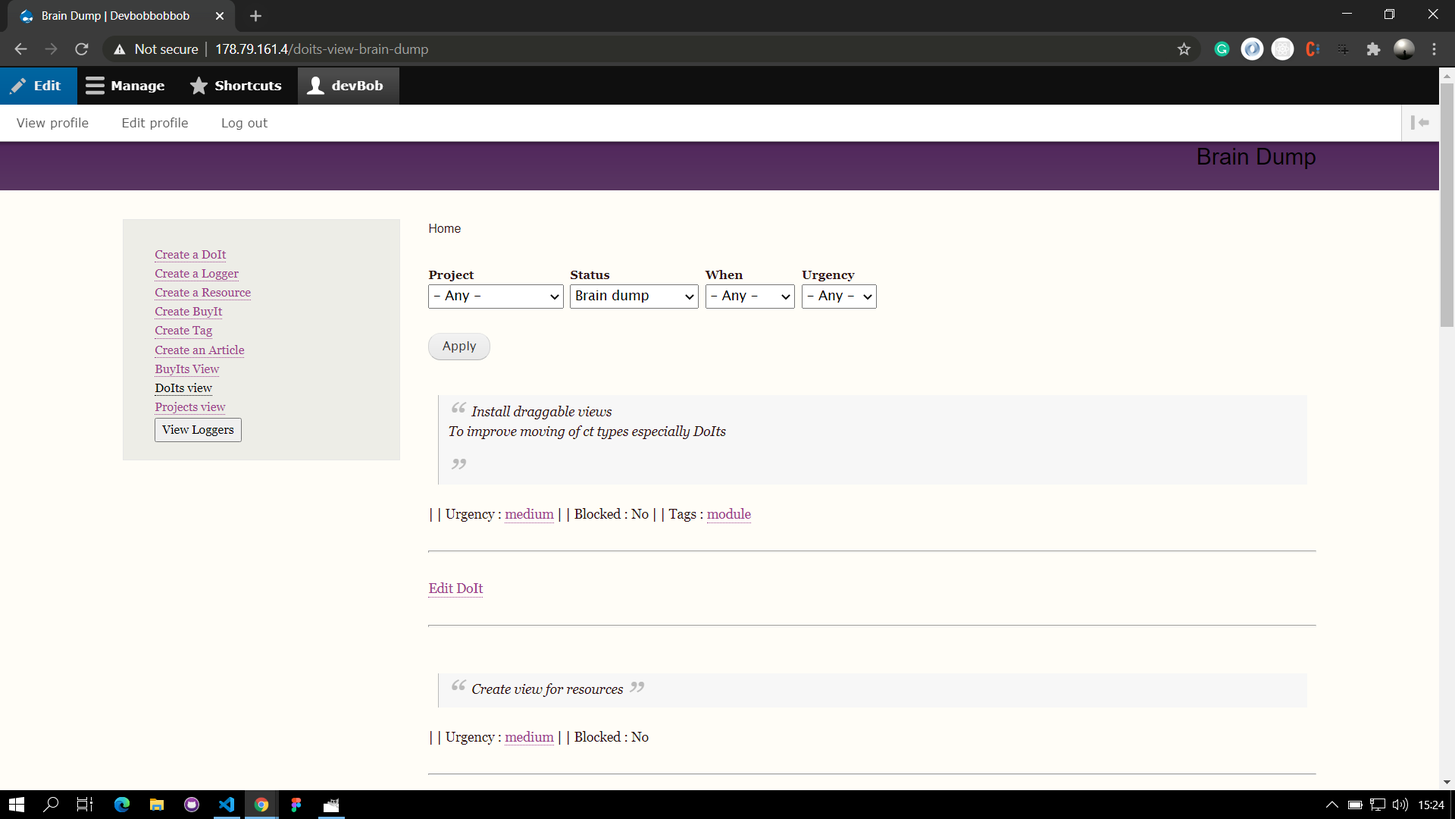
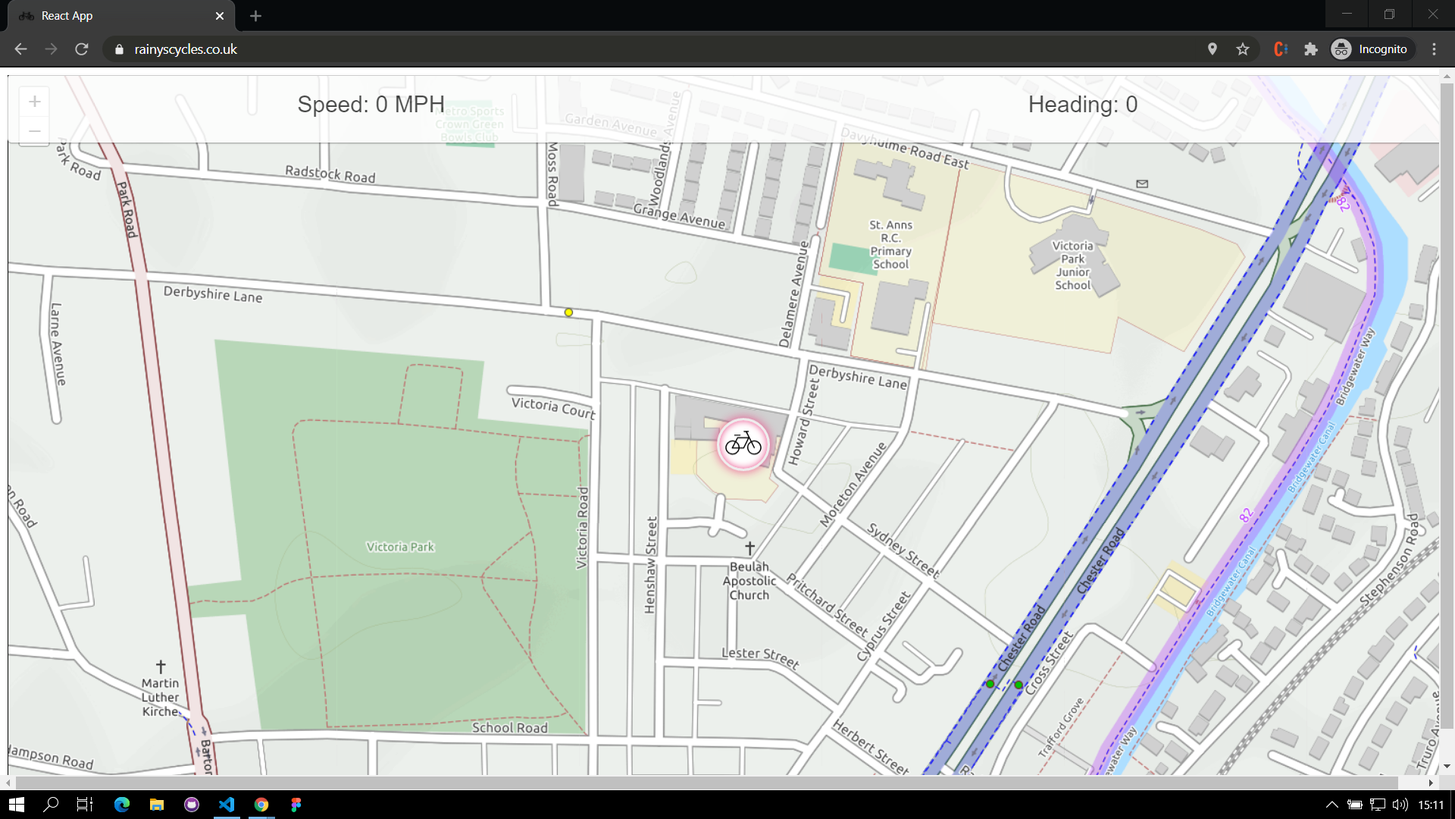
Layers edited between the first and the second 1455×819 image:
added layer "RainysCycles" above "Devbob" over <box>0,0,1455,819</box>
